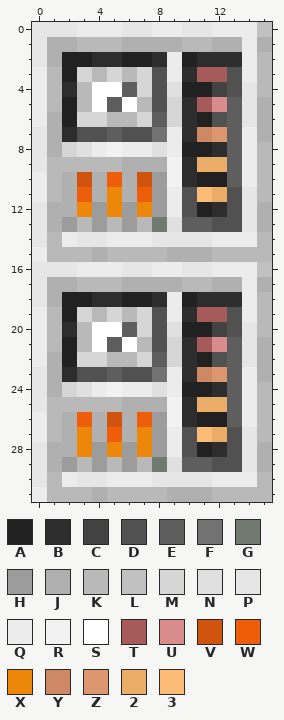
A pixel-art sprite gets an edit: Versandordner/Erledigt/generator_front_active.png. Above, as it was before the edit.
The file is 16x32 pixels. Colours within 5 levels of each other are drawn and written as one.
Palette (. is transparent): A #212121  B #2d2d2d  C #424242  D #515151  E #5e5e5e  F #727272  G #72796e  H #9c9c9c  J #b1b0b0  K #b9b9b9  L #c1c1c1  M #d6d6d6  N #e0e0e0  P #e6e6e6  Q #ececec  R #f2f2f2  S #ffffff  T #a65a5a  U #d88c8c  V #d0540d  W #ed5d0a  X #ed870a  Y #ce8864  Z #dc9670  2 #eaac66  3 #fcbc76
Pixels before, first column x 0:
 0 PPPQQQPPQQPPQQQL
 1 PJJKKKJJJJKKJJQJ
 2 PJAABBAABQABBBQK
 3 QKAMKMKMDQBTTDQK
 4 QKBKSSEMDNAACDPK
 5 QKAKSESKDMBTUEPJ
 6 QJAMMKKMEMBADEPJ
 7 PJBDDEDDFQBYZEQJ
 8 PJMNQRQQNQAABEQK
 9 PKKKKKJJJRB22EQK
10 QKJVJWJVHRBAAEQK
11 QKJWJXJWHQD32DPK
12 PJJXHXHXHQDABDPJ
13 PJHKHKHKGNEEDDPJ
14 PKQPPQQQPPPPQQQK
15 QKKKJKKKKJJJKKKK
16 PPPQQQPPQQPPQQQL
17 PJJKKKJJJJKKJJQJ
18 PJAABBAABQABBBQK
19 QKAMKMKMDQBTTDQK
20 QKBKSSEMDNAACDPK
21 QKAKSESKDMBTUEPJ
22 QJAMMKKMEMBADEPJ
23 PJBDDEDDFQBYZEQJ
24 PJMNQRQQNQAABEQK
25 PKKKKKJJJRB22EQK
26 QKJWJVJWHRBAAEQK
27 QKJXJWJXHQD32DPK
28 PJJXHXHXHQDABDPJ
29 PJHKHKHKGNEEDDPJ
30 PKQPPQQQPPPPQQQK
31 QKKKJKKKKJJJKKKK
Now the later version:
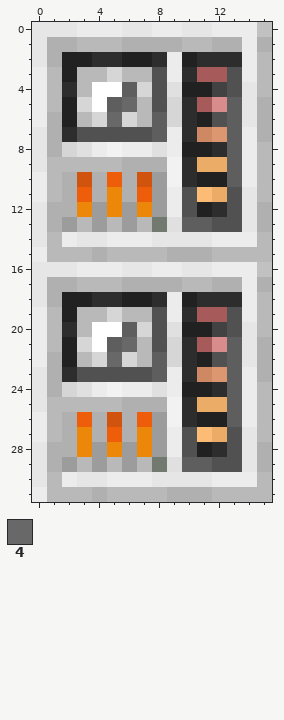
Colours new in this view: 4 #686868
Difference:
Changed rows in their new state; - is an unchanged pixel.
first column x 3:
 3 K---K-
 5 M--4--
 6 K-4MK-
 7 --D--E
first column x 3:
19 K---K-
21 M--4--
22 K-4MK-
23 --D--E
Changed places in both pictures, as pixel boxes (x1, y1, x2, y2):
changed: (77, 67, 167, 142)
changed: (77, 307, 167, 382)
